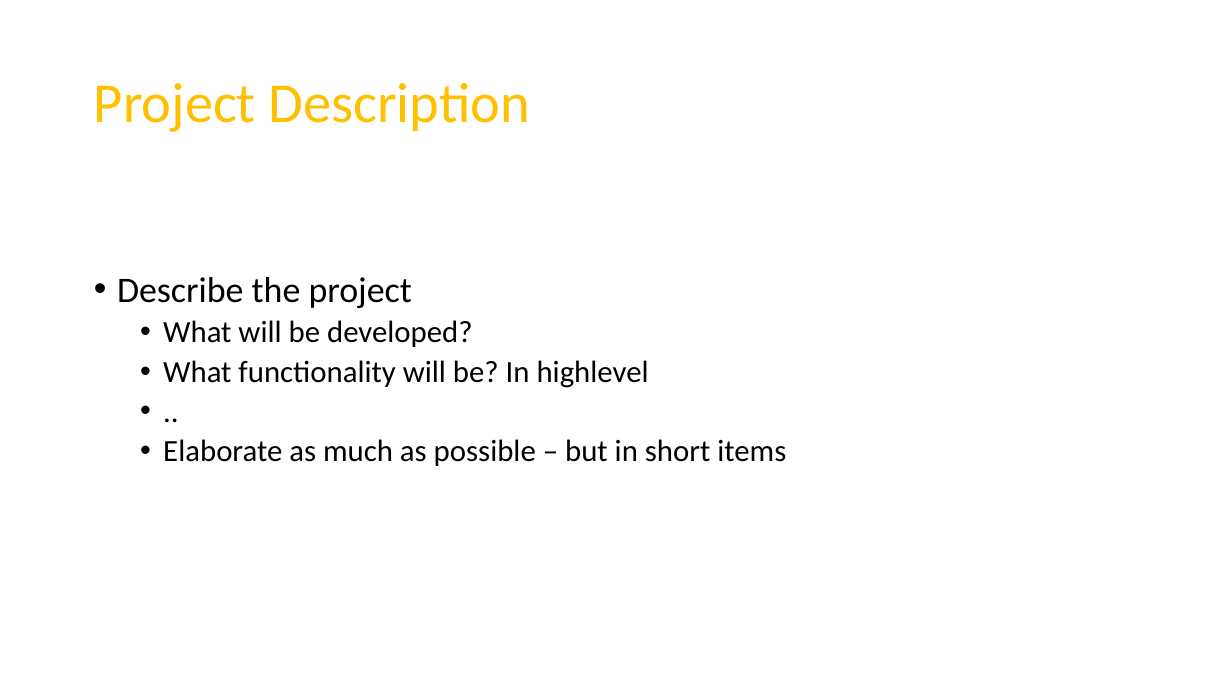
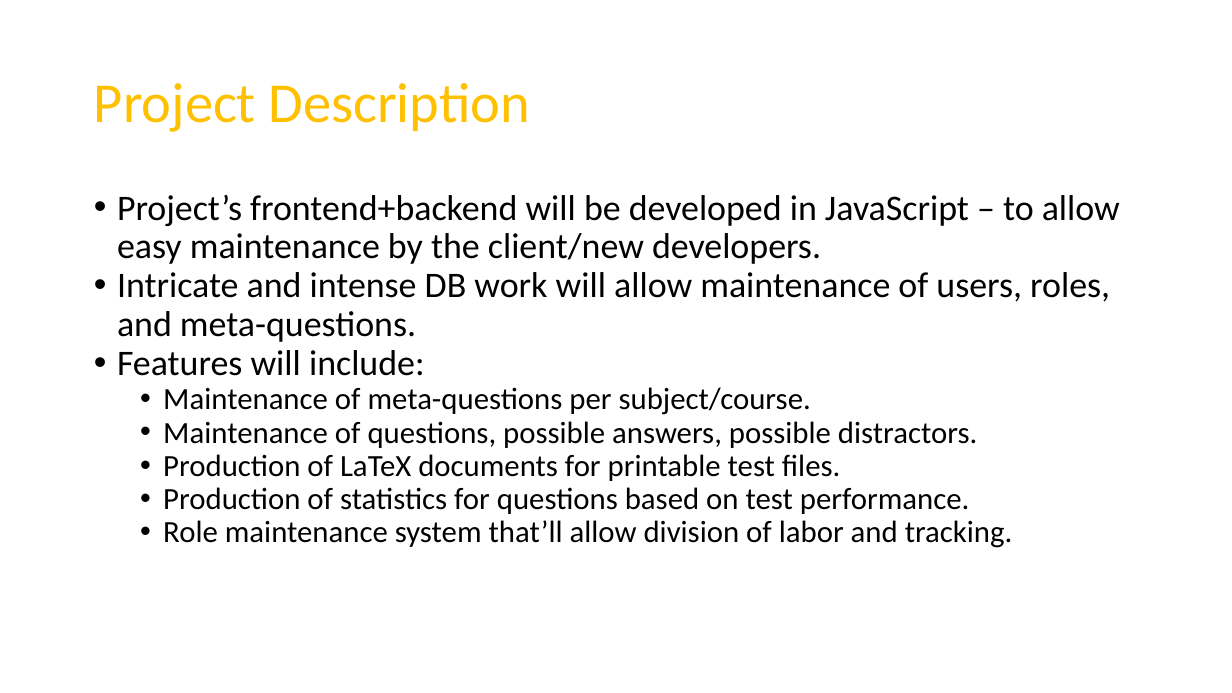
Before and after one commit to RoiTief/Exam-Management-System, a slide deck: slide 7 of docs/Exam Management System - PROPOSAL.pptx. Drawn at 1232x693 pixels with LibreOffice and Linux fonts; fonts in the diff are those of the drawing. Boxes give left, top, right and bottom in pixels: in the first picture for what was removed or moved away, otherwise in the second. Text is boxed around its words. In the diff, an @@ line names an element or a change of style, - is before the commit and + after.

Commit message:
Rewrite main problem page and project description.

```diff
--- a/docs/Exam Management System - PROPOSAL.pptx
+++ b/docs/Exam Management System - PROPOSAL.pptx
@@ text at [117, 194, 1120, 548]: text changed @@
-• Describe the project
-  • What will be developed?
-  • What functionality will be? In highlevel
-  • ..
-  • Elaborate as much as possible – but in short items
+• Project’s frontend+backend will be developed in JavaScript – to allow easy maintenance by the client/new developers.
+• Intricate and intense DB work will allow maintenance of users, roles, and meta-questions.
+• Features will include:
+  • Maintenance of meta-questions per subject/course.
+  • Maintenance of questions, possible answers, possible distractors.
+  • Production of LaTeX documents for printable test files.
+  • Production of statistics for questions based on test performance.
+  • Role maintenance system that’ll allow division of labor and tracking.
```
Also in this commit, not shown: 3 other slides changed, 1 other file.
